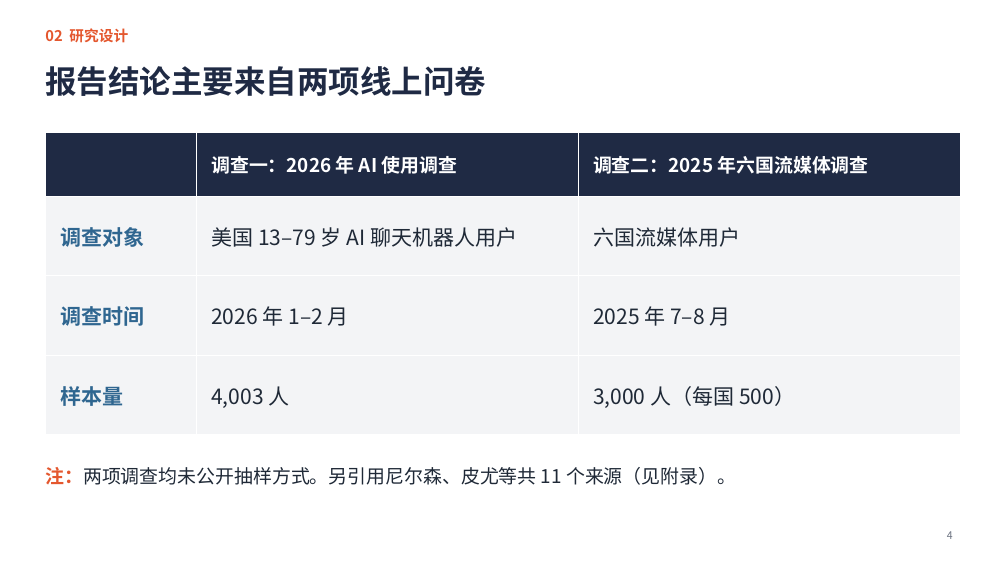
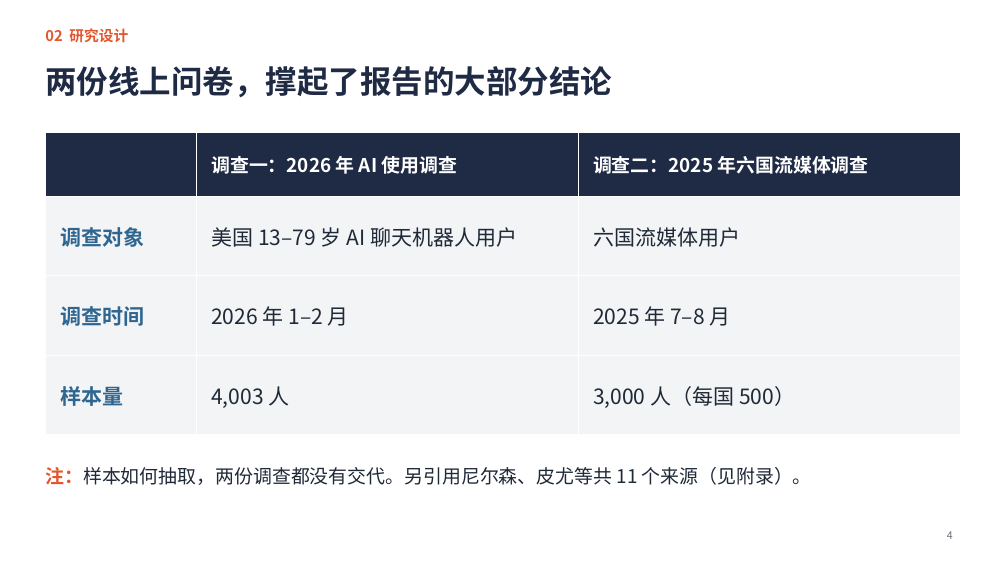
Before and after one commit to jayleo113/ppt, a slide deck: slide 4 of Gracenote报告解读_课堂汇报.pptx. Drawn at 1008x567 pixels with LibreOffice and Linux fonts; fonts in the diff are those of the drawing. Boxes give left, top, right and bottom in pixels: in the first picture for what was removed or moved away, otherwise in the second. Text is boxed around its words. In the diff, an @@ line names an element or a change of style, - is before the commit and + after.

```diff
--- a/Gracenote报告解读_课堂汇报.pptx
+++ b/Gracenote报告解读_课堂汇报.pptx
@@ title at box(45, 66, 612, 97): text changed @@
-报告结论主要来自两项线上问卷
+两份线上问卷，撑起了报告的大部分结论
@@ text at box(45, 467, 812, 485): text changed @@
-注：两项调查均未公开抽样方式。另引用尼尔森、皮尤等共 11 个来源（见附录）。
+注：样本如何抽取，两份调查都没有交代。另引用尼尔森、皮尤等共 11 个来源（见附录）。
```
Also in this commit, not shown: 12 other slides changed, 4 other files.
